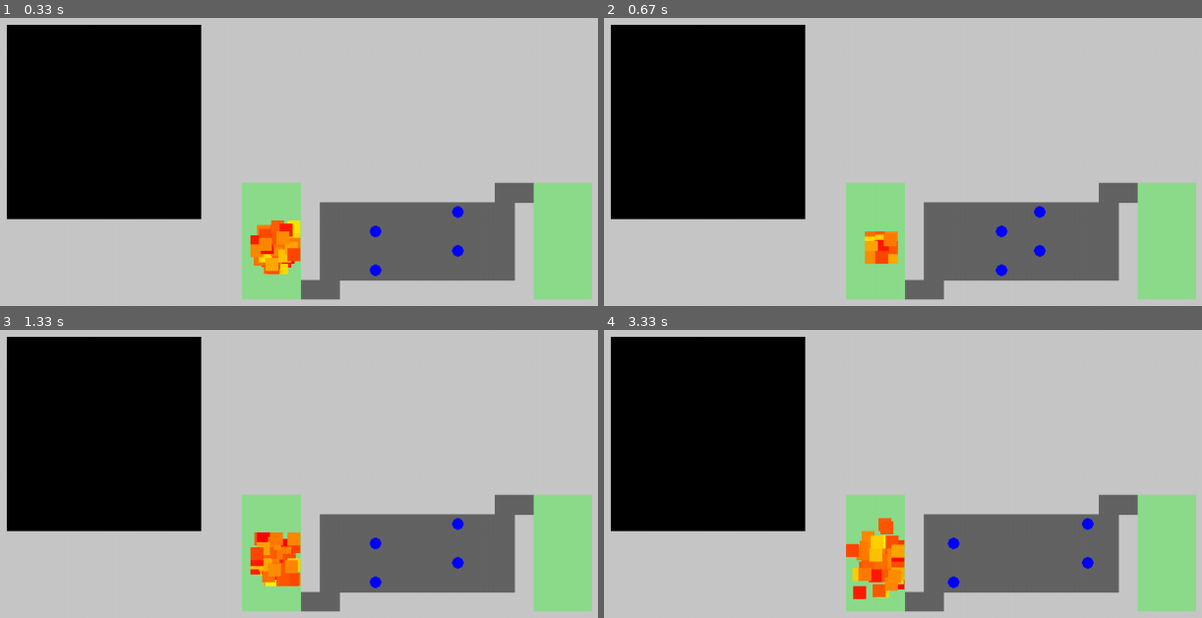
Above: before the commit, frames 1-4 (two rows, left to right).
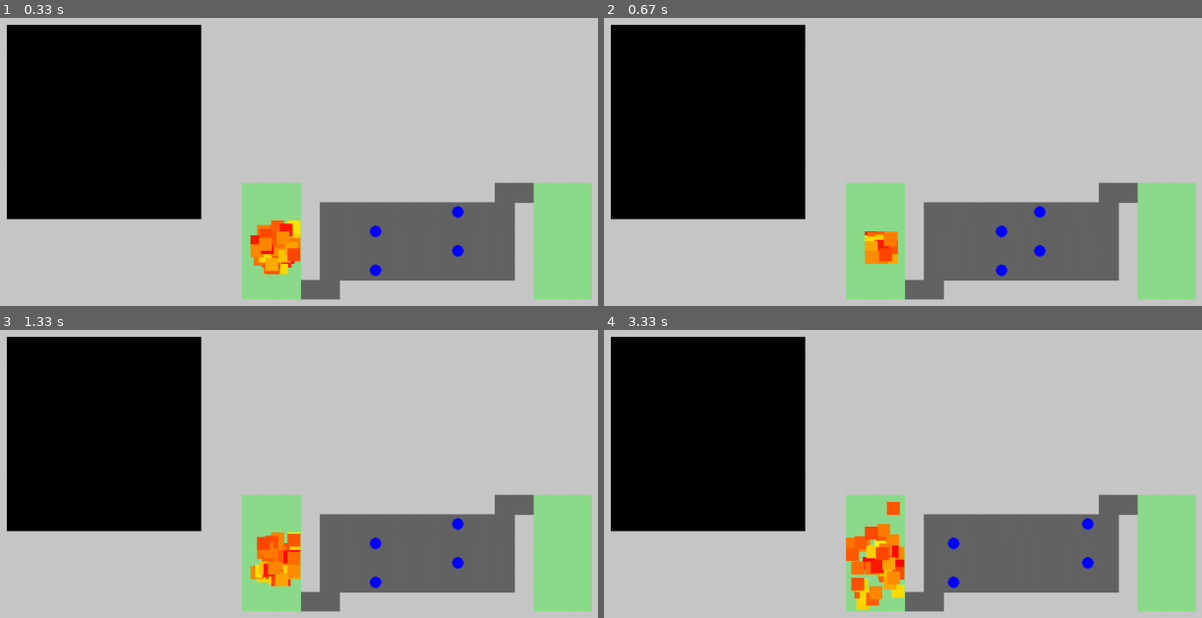
Above: after the commit, the same moments.

Repository: carolineap/hardest-pygame-ever
Game: pygame game, started from simulation_exchange_entire_population.py
Same seed, same stepped clock (60 frames per second), same inputs: the game is played once before the commit and once after it.
Inputs:
- Up to frame 1 (0.33 s): no input
- Up to frame 2 (0.67 s): no input
- Up to frame 3 (1.33 s): no input
- Up to frame 4 (3.33 s): no input

Frame 1 is identical in both runs. In frame 2, less than 0.1% of the frame differs, in the area x 43-49%, y 74-86%; in frame 3, 1.2%; in frame 4, 2.1%, in the area x 40-51%, y 59-98%.

Commit message:
mutation with sequence swap

Diff:
--- a/genetic_algorithm/ga_exchange_entire_population.py
+++ b/genetic_algorithm/ga_exchange_entire_population.py
@@ -35,11 +35,20 @@
     return population
 
 def mutation(state):
-    point_one = random.randint(0, len(state)-1)
-    point_two = random.randint(0, len(state)-1)
-    #print(point_one)
-    #print(point_two)
-    state[point_one], state[point_two] = state[point_two], state[point_one]
+    #swap apenas com dois pontos aleatórios
+    #point_one = random.randint(0, len(state)-1)
+    #point_two = random.randint(0, len(state)-1)
+    #state[point_one], state[point_two] = state[point_two], state[point_one]
+
+    #swap de uma sequencia
+    tam = len(state)//2
+    d = random.randint(1,tam)
+    p = tam-d
+    #print(d)
+    ##print(p)
+    state[p:p+d],state[p+d:p+2*d] = state[p+d:p+2*d],state[p:p+d]
+    #print(state)
+
     return state
 
 def create_initial_population(size, n_state, d):
--- a/genetic_algorithm/ga_lib.py
+++ b/genetic_algorithm/ga_lib.py
@@ -15,4 +15,4 @@
 a = np.arange(1,1000)
 w = np.arange(1,1000)
 r = weighted_shuffle(a,w)
-print(r[:2])
+#print(r[:2])
--- a/simulation_exchange_entire_population.py
+++ b/simulation_exchange_entire_population.py
@@ -4,109 +4,109 @@
 import os
 
 def simulate_game(population_size, display):
-	max_iterations = 2000
-	state_size = 30
-	i = 0
-	j = 0
-	increase_state = 0
-	winners = 0
-	min_winners = int(0.5*population_size)
+    max_iterations = 2000
+    state_size = 30
+    i = 0
+    j = 0
+    increase_state = 0
+    winners = 0
+    min_winners = int(0.5*population_size)
 
 
-	mutation_rate = 0.3
-	crossover_pos = 1
+    mutation_rate = 0.3
+    crossover_pos = 1
 
-	n = 5
+    n = 5
 
-	max_state_size = 900
+    max_state_size = 900
 
-	state_increment = 20
+    state_increment = 20
 
-	d = int((state_size/2))
+    d = int((state_size/2))
 
-	population = ga.create_initial_population(population_size, state_size, d)
+    population = ga.create_initial_population(population_size, state_size, d)
 
-	app = App(len(population), display=display)
+    app = App(len(population), display=display)
 
-	while(j < max_iterations and winners < min_winners):
+    while(j < max_iterations and winners < min_winners):
 
-		best = None
-		worst = None
+        best = None
+        worst = None
 
-		d = int(state_size/2) #max number of repetitions
+        d = int(state_size/2) #max number of repetitions
 
-		print("Starting simulation of generation " + str(j), state_size)
+        print("Starting simulation of generation " + str(j), state_size)
 
-		best = None
-		worst = None
+        best = None
+        worst = None
 
-		results = app.run([individual.state[:state_size] for individual in population], (state_size))
+        results = app.run([individual.state[:state_size] for individual in population], (state_size))
 
-		for i in range(len(population)):
-			population[i].win = results[i][0]
-			population[i].best_position = results[i][1]
-			population[i].action_best_position = results[i][2]
-			population[i].poison = results[i][3]
+        for i in range(len(population)):
+            population[i].win = results[i][0]
+            population[i].best_position = results[i][1]
+            population[i].action_best_position = results[i][2]
+            population[i].poison = results[i][3]
 
-			best_win = population[i]
+            best_win = population[i]
 
-			if population[i].win:
-				print("Alguém venceu!!!")
-				winners += 1
+            if population[i].win:
+                print("Alguém venceu!!!")
+                winners += 1
 
-			if population[i].win:
-				if not best_win or population[i].fitness() > best_win.fitness():
-					best_win = population[i]
+            if population[i].win:
+                if not best_win or population[i].fitness() > best_win.fitness():
+                    best_win = population[i]
 
-			if not best or population[i].fitness() < best.fitness():
-				best = population[i]
+            if not best or population[i].fitness() < best.fitness():
+                best = population[i]
 
-			if not worst or population[i].fitness() > worst.fitness():
-				worst = population[i]
+            if not worst or population[i].fitness() > worst.fitness():
+                worst = population[i]
 
-		new_population = []
+        new_population = []
 
-		parents_selection = ga.selection(population)
-		change_point = 0
-		for i in range(int(len(parents_selection)/2)):
-			change_point += int(crossover_pos)
-			new_ind_1_crom, new_ind_2_crom = ga.crossover(parents_selection[2*i].state, parents_selection[(2*i)+1].state, state_size - change_point)
+        parents_selection = ga.selection(population)
+        change_point = 0
+        for i in range(int(len(parents_selection)/2)):
+            change_point += int(crossover_pos)
+            new_ind_1_crom, new_ind_2_crom = ga.crossover(parents_selection[2*i].state, parents_selection[(2*i)+1].state, state_size - change_point)
 
-			if random.random() <= mutation_rate:
-				new_ind_1_crom = ga.mutation(new_ind_1_crom)
-				new_ind_2_crom = ga.mutation(new_ind_2_crom)
+            if random.random() <= mutation_rate:
+                new_ind_1_crom = ga.mutation(new_ind_1_crom)
+                new_ind_2_crom = ga.mutation(new_ind_2_crom)
 
-			new_population.append(ga.Individual(new_ind_1_crom))
-			new_population.append(ga.Individual(new_ind_2_crom))
+            new_population.append(ga.Individual(new_ind_1_crom))
+            new_population.append(ga.Individual(new_ind_2_crom))
 
-		population =  new_population
+        population =  new_population
 
-		j += 1
+        j += 1
 
-		increase_state += 1
+        increase_state += 1
 
-		if (increase_state%n == 0 or best.action_best_position - 5 >= state_size) and (state_size+state_increment) <= max_state_size:
-			crossover_pos += 0.05
-			state_size += state_increment
-			population = ga.increase_state(population, state_size, d)
-			increase_state = 0
+        if (increase_state%n == 0 or best.action_best_position - 5 >= state_size) and (state_size+state_increment) <= max_state_size:
+            crossover_pos += 0.05
+            state_size += state_increment
+            population = ga.increase_state(population, state_size, d)
+            increase_state = 0
 
-	try:
-		filesize = os.path.getsize("simulation-exchange-entire-population.csv")
-	except:
-		filesize = None
+    try:
+        filesize = os.path.getsize("simulation-exchange-entire-population.csv")
+    except:
+        filesize = None
 
-	f = open("simulation-exchange-entire-population.csv", "a")
-	if not filesize:
-		f.write("type,population_size,max_iterations,iterations,winners,final_state_size,n,max_state_size,best_number_actions\n")
-	f.write("exchange-entire-pop,"+str(population_size)+","+str(max_iterations)+","+str(j)+","+str(winners)+","+str(state_size)+","+str(n)+","+str(max_state_size)+","+str(best_win.action_best_position)+"\n")
-	f.close()
+    f = open("simulation-exchange-entire-population.csv", "a")
+    if not filesize:
+        f.write("type,population_size,max_iterations,iterations,winners,final_state_size,n,max_state_size,best_number_actions\n")
+    f.write("exchange-entire-pop,"+str(population_size)+","+str(max_iterations)+","+str(j)+","+str(winners)+","+str(state_size)+","+str(n)+","+str(max_state_size)+","+str(best_win.action_best_position)+"\n")
+    f.close()
 
-	return best_win
+    return best_win
 
 if __name__ == "__main__":
-	population_size = [200, 200, 200, 500, 500, 500]
+    population_size = [200, 200, 200, 500, 500, 500]
 
-	bests = []
-	for p in population_size:
-		bests.append(simulate_game(p, display=True))
+    bests = []
+    for p in population_size:
+        bests.append(simulate_game(p, display=True))
